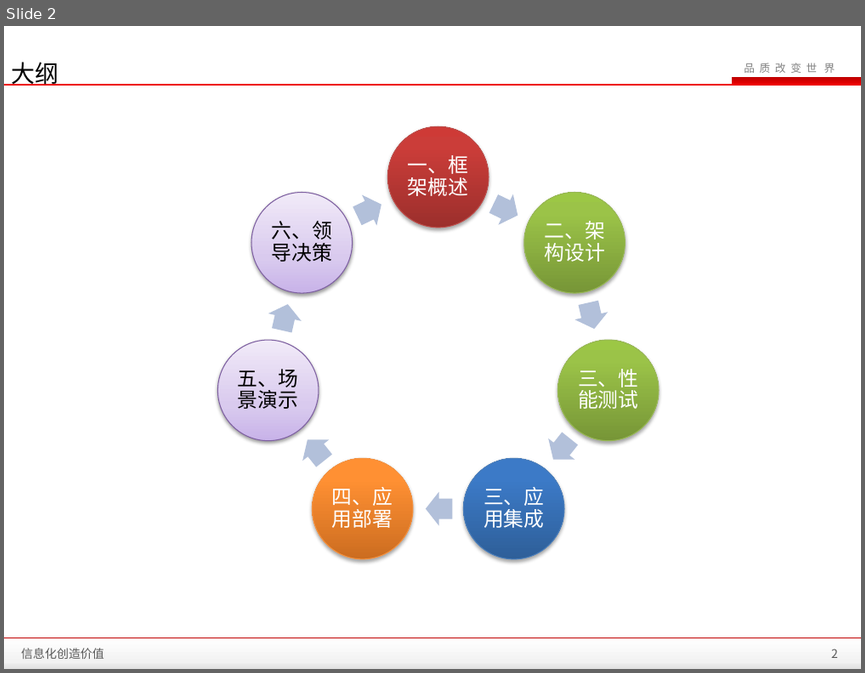
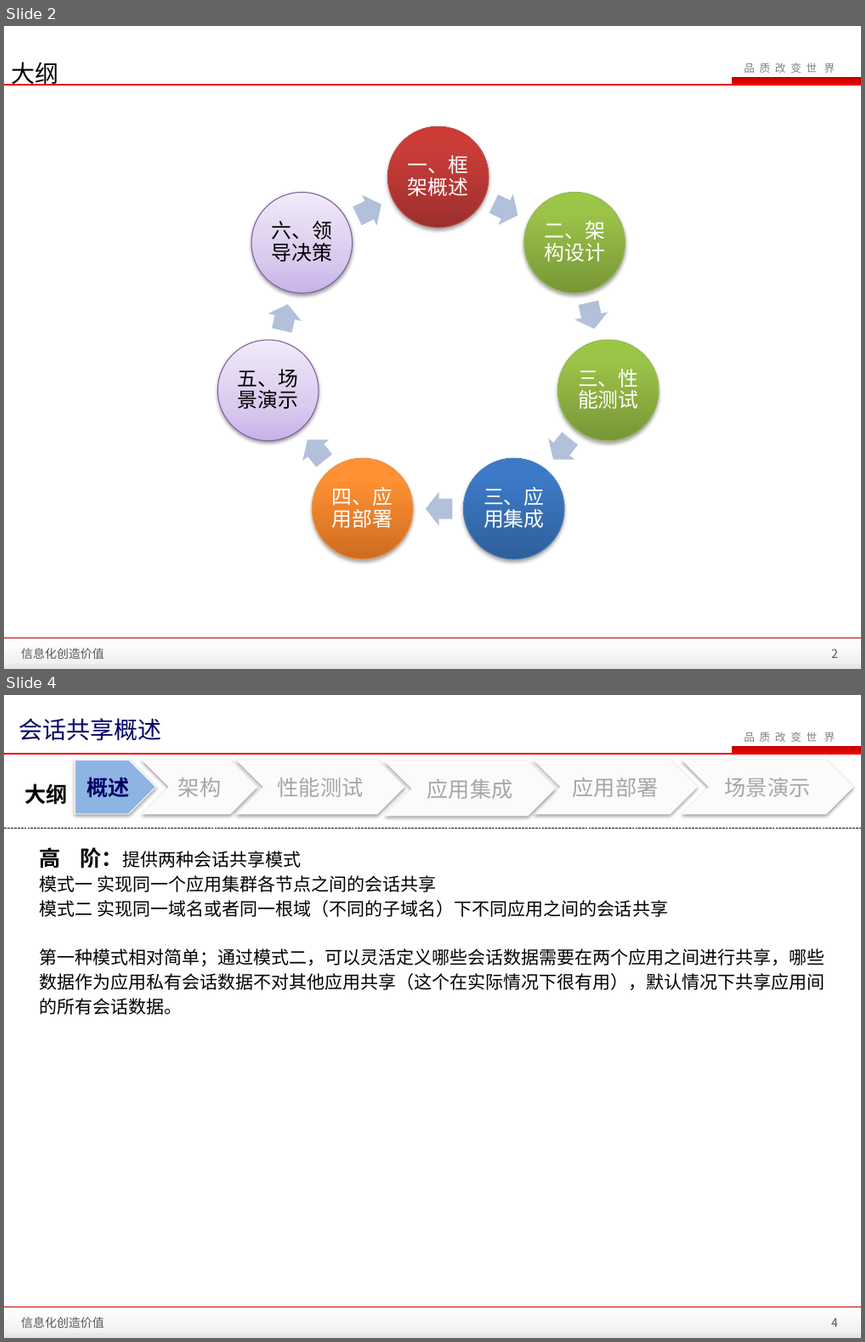
Before and after one commit to zhanght86/bboss-cms, a slide deck: 文档/SanyPDP平台会话共享介绍.pptx. Shown one above the other, each under a label of ours: slide 2 before the commit, slides 2 and 4 after it; the slides between them are not shown. The pictures are 865x673 and 865x1342 pixels, drawn with LibreOffice and Linux fonts; fonts in the diff are those of the drawing; background and template pictures are left out. Boxes give left, top, right and bottom in pixels: in the first picture for what was removed or moved away, otherwise in the second. Text is boxed around its words. In the diff, an @@ line names an element or a change of style, - is before the commit and + after.

Commit message:
跨域会话共享

```diff
--- a/文档/SanyPDP平台会话共享介绍.pptx
+++ b/文档/SanyPDP平台会话共享介绍.pptx
@@ slide 4 added at bbox=[4, 695, 861, 1338], background #FFFFFF; not listed: 5 template elements that a slide beside it also shows @@
@@ title added at bbox=[18, 718, 161, 741], 20 pt, text #000066 @@
+会话共享概述
@@ pentagon arrow added at bbox=[75, 760, 155, 814], fill #8EB4E3, outline #F8F7F3 0.75 pt, 18 pt, text #000066, bold @@
+概述
@@ chevron added at bbox=[142, 760, 256, 814], fill #FCFBF9, outline #FCFBF9 0.75 pt, 18 pt, text #A6A6A6 @@
+架构
@@ chevron added at bbox=[237, 760, 404, 814], fill #FCFBF9, outline #FCFBF9 0.75 pt, 18 pt, text #A6A6A6 @@
+性能测试
@@ chevron added at bbox=[386, 762, 555, 816], fill #FCFBF9, outline #FCFBF9 0.75 pt, 18 pt, text #A6A6A6 @@
+应用集成
@@ chevron added at bbox=[534, 760, 696, 814], fill #FCFBF9, outline #FCFBF9 0.75 pt, 18 pt, text #A6A6A6 @@
+应用部署
@@ chevron added at bbox=[681, 760, 852, 814], fill #FCFBF9, outline #FCFBF9 0.75 pt, 18 pt, text #A6A6A6 @@
+场景演示
@@ text added at bbox=[25, 783, 68, 805], 18 pt, text #000000, bold @@
+大纲
@@ line added from (4, 828) to (861, 828), #000000 0.25 pt dashed @@
@@ text added at bbox=[39, 847, 824, 1015], 15 pt, text #000000 @@
+高 阶：提供两种会话共享模式
+模式一 实现同一个应用集群各节点之间的会话共享
+模式二 实现同一域名或者同一根域（不同的子域名）下不同应用之间的会话共享
+第一种模式相对简单；通过模式二，可以灵活定义哪些会话数据需要在两个应用之间进行共享，哪些数据作为应用私有会话数据不对其他应用共享（这个在实际情况下很有用），默认情况下共享应用间的所有会话数据。
@@ text added at bbox=[21, 1316, 104, 1327], 10 pt, text #595959 @@
+信息化创造价值
@@ page number added at bbox=[831, 1318, 838, 1327], 10 pt, text #595959 @@
+4
```
Also in this commit, not shown: 3 slides changed, 1 other slide added, 8 other files.
